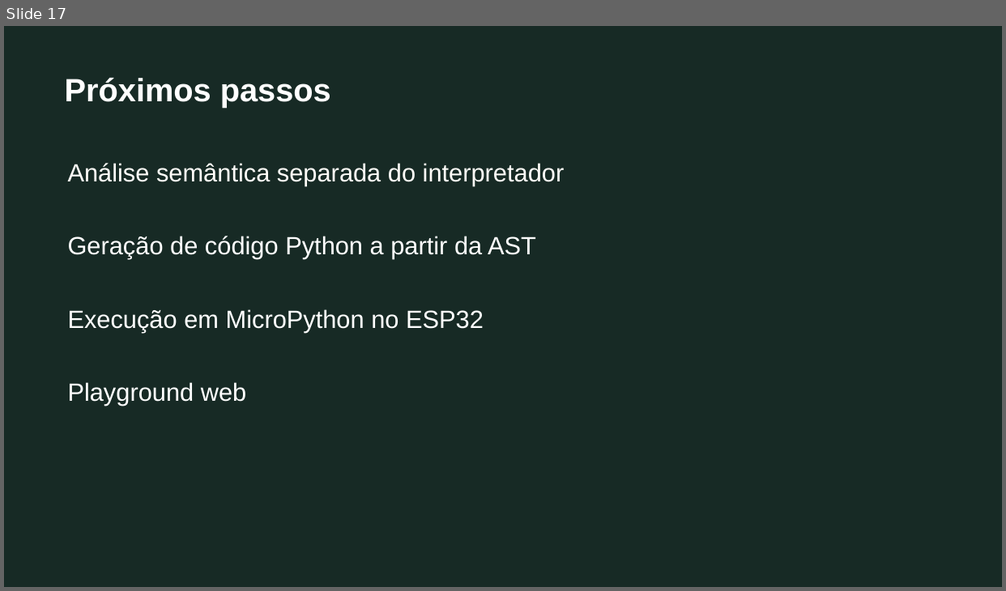
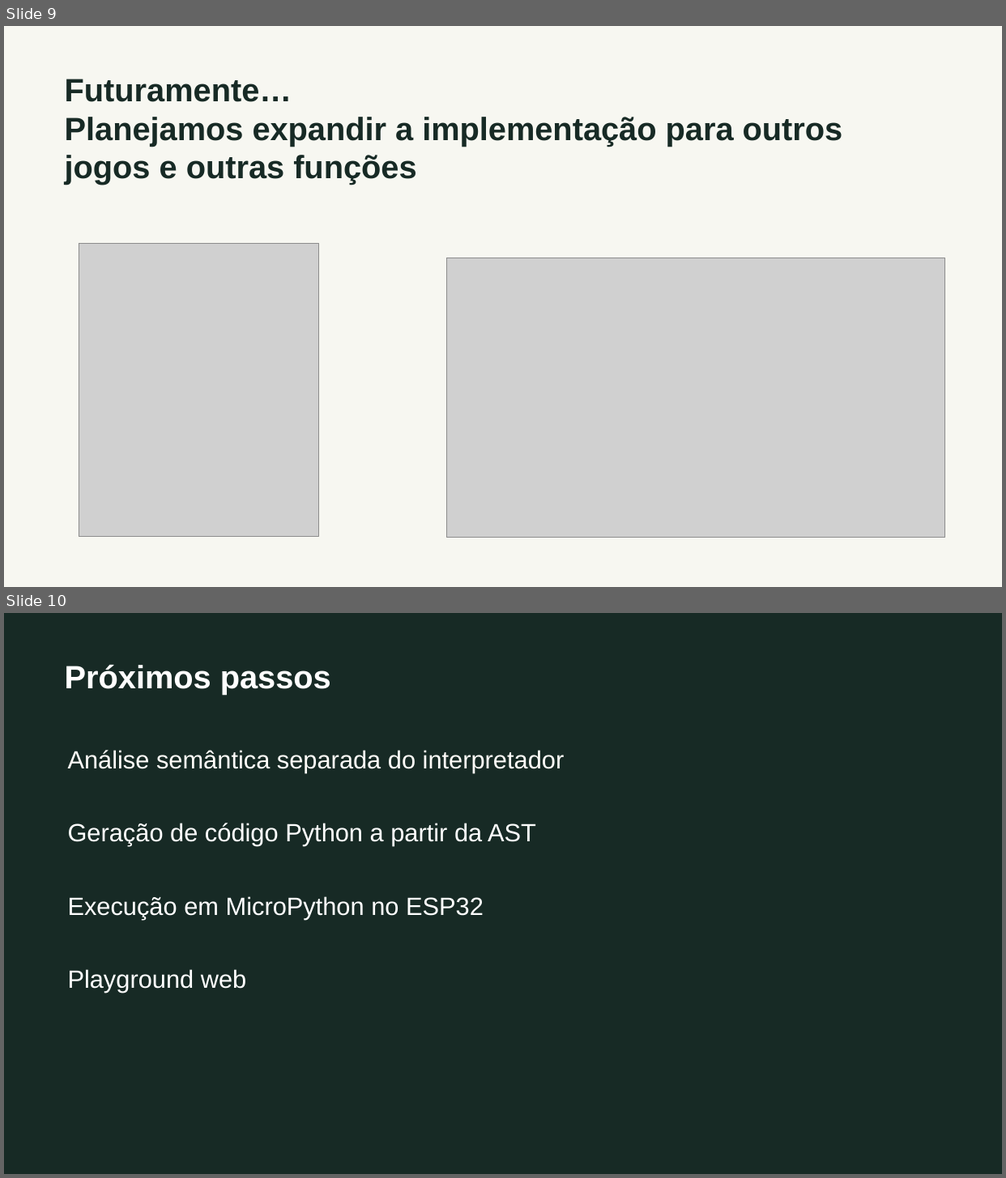
Before and after one commit to fernandomcrsilva/grove-language, a slide deck: docs/grove-compiladores.pptx. Shown one above the other, each under a label of ours: slide 17 before the commit, slides 9 and 10 after it. The pictures are 1006x591 and 1006x1178 pixels, drawn with LibreOffice and Linux fonts; fonts in the diff are those of the drawing; grey boxes stand for pictures. Boxes give left, top, right and bottom in pixels: in the first picture for what was removed or moved away, otherwise in the second. Text is boxed around its words. In the diff, an @@ line names an element or a change of style, - is before the commit and + after.

```diff
--- a/docs/grove-compiladores.pptx
+++ b/docs/grove-compiladores.pptx
@@ slide 9 added at box(4, 26, 1002, 587), background #F7F7F1 @@
@@ text added at box(65, 79, 843, 185), 31 pt, text #172A25, bold @@
+Futuramente…
+Planejamos expandir a implementação para outros
+jogos e outras funções
@@ picture added at box(79, 244, 318, 537) @@
@@ picture added at box(447, 258, 945, 538) @@
@@ what was slide 17 is now slide 10 @@
```
Also in this commit, not shown: 1 slide changed, 5 other slides added, 13 slides removed.
